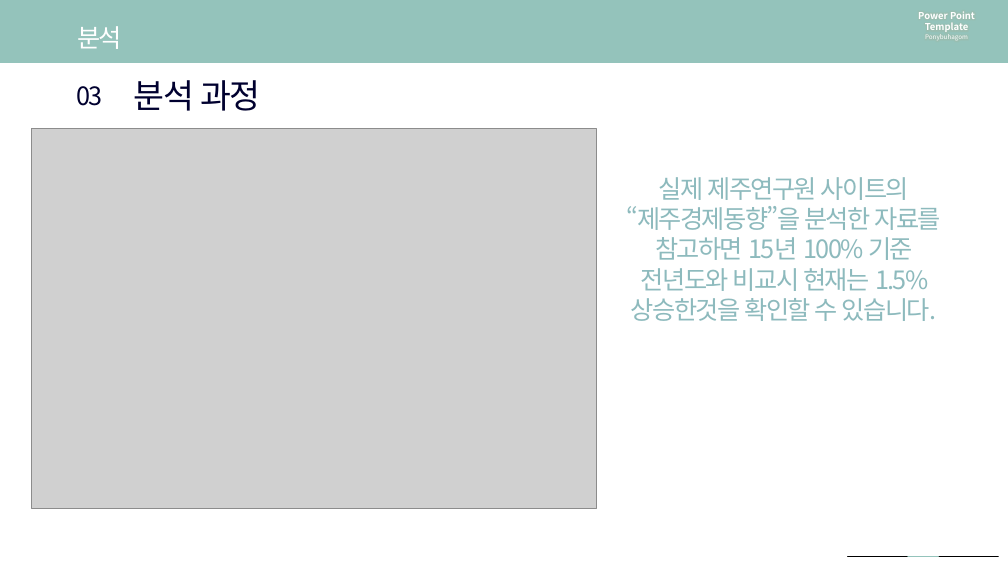
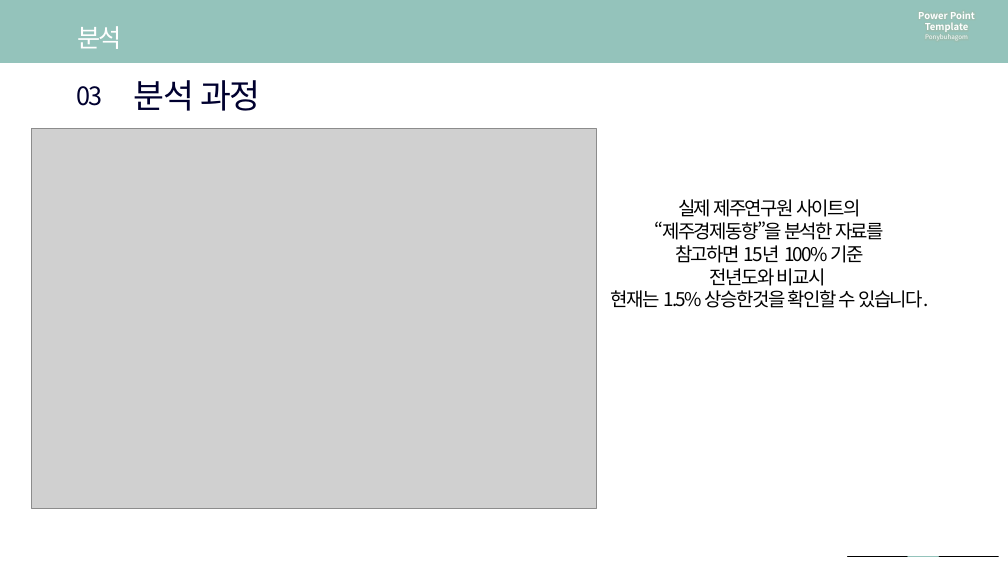
Before and after one commit to so-jeong0127/6-project, a slide deck: slide 14 of 6조 최종 PPT.pptx. Drawn at 1008x567 pixels with LibreOffice and Linux fonts; fonts in the diff are those of the drawing; grey boxes stand for pictures. Boxes give left, top, right and bottom in pixels: in the first picture for what was removed or moved away, otherwise in the second. Text is boxed around its words. In the diff, an @@ line names an element or a change of style, - is before the commit and + after.

```diff
--- a/6조 최종 PPT.pptx
+++ b/6조 최종 PPT.pptx
@@ text "실제 제주연구원 사이트의": place and size @@
-text "실제 제주연구원 사이트의" at bbox=[627, 177, 941, 321]
+text "실제 제주연구원 사이트의" at bbox=[611, 199, 928, 308]
@@ text at bbox=[655, 199, 884, 263]: size 24 to 18 pt, text colour #8DBABD to #000000 in "실제 제주연구원 사이트의", "“제주경제동향”을 분석한 자료를", "참고하면 15년 100% 기준" @@
@@ text at bbox=[611, 268, 928, 308]: text changed; size 24 to 18 pt; text colour #8DBABD to #000000 @@
-전년도와 비교시 현재는 1.5% 상승한것을 확인할 수 있습니다.
+전년도와 비교시
+현재는 1.5% 상승한것을 확인할 수 있습니다.
```
Also in this commit, not shown: 9 other slides changed, 4 slides added, 3 slides removed, 13 other files.
